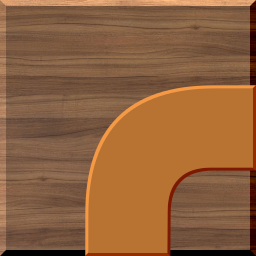
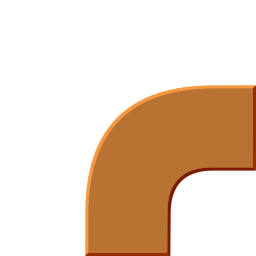
Before/after of a 256x256 layered artwork. What changed in the layer stack:
added group "L" with 4 layers above "Nodes" over [0, 0, 256, 256]
moved "L_0" into group "L" over [85, 85, 256, 256]
added group "Nodes" with 4 layers above "derevo-orekh" over [0, 0, 256, 256]
hid "derevo-orekh" over [0, 0, 256, 256]
